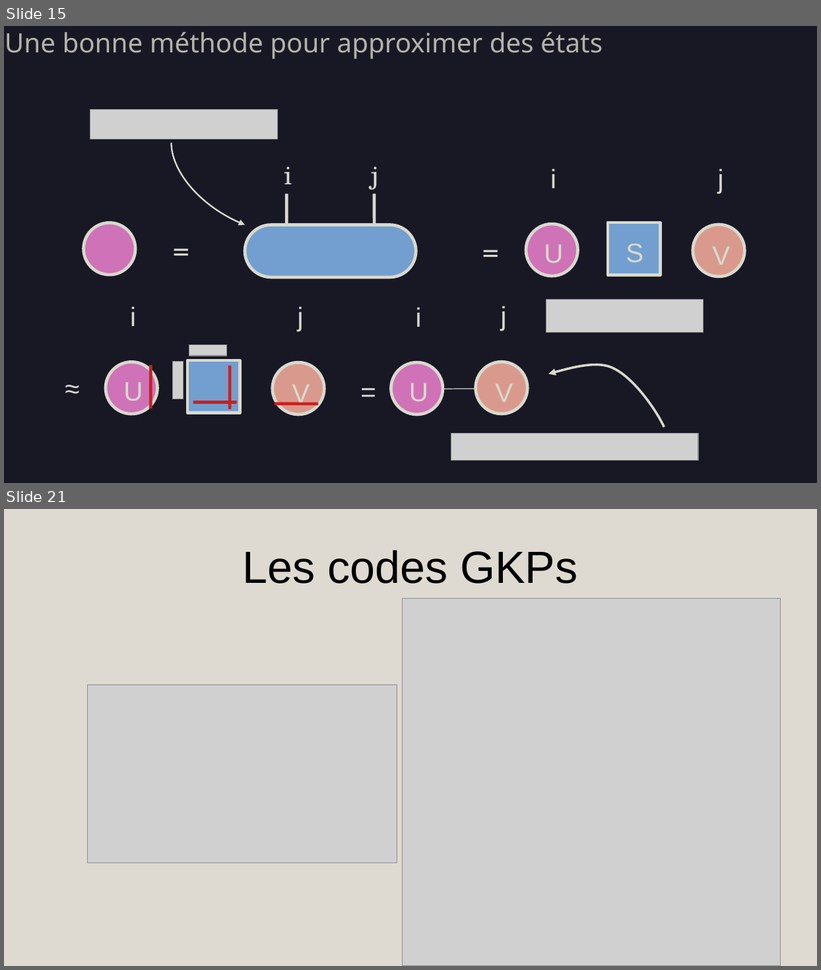
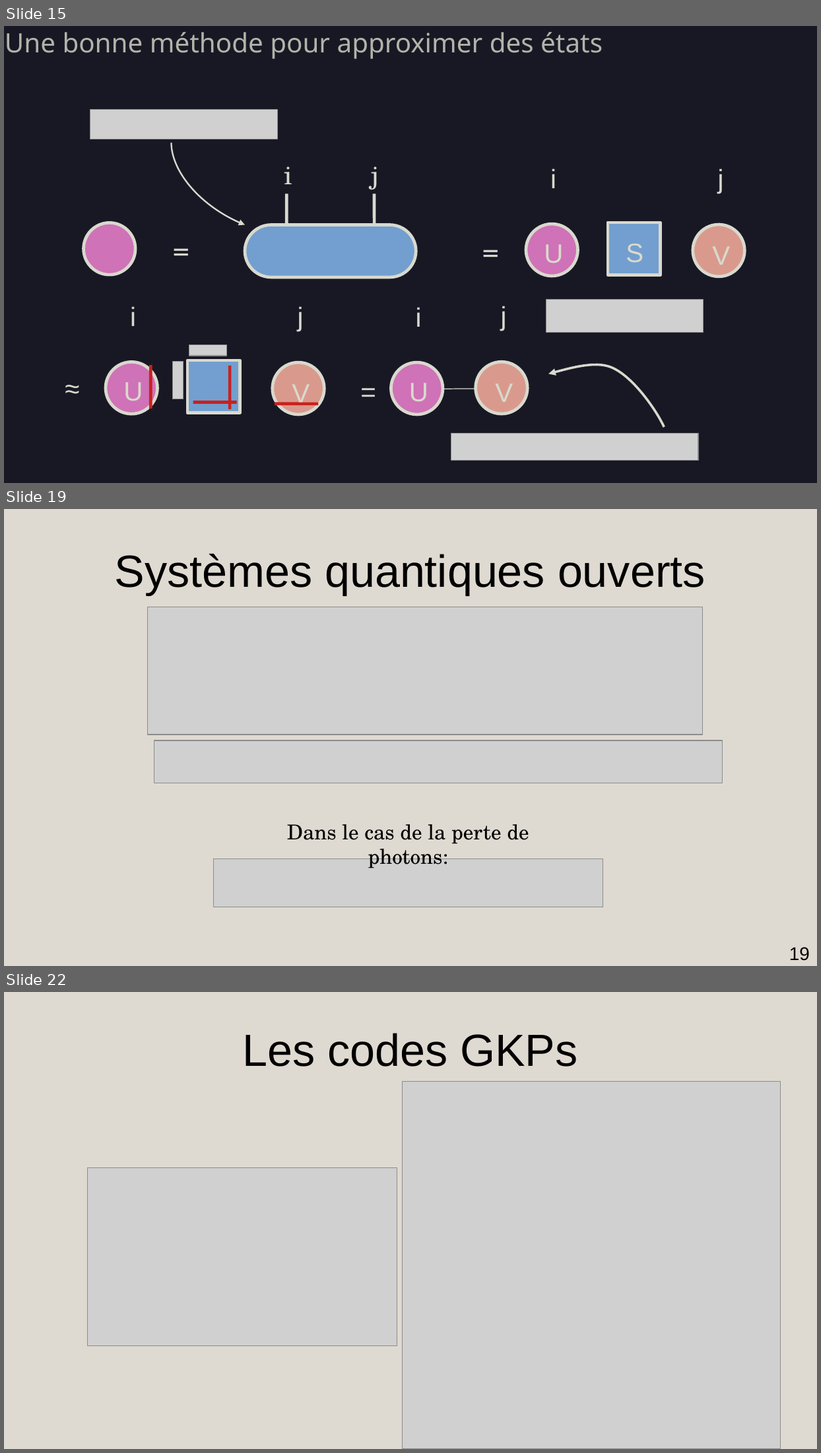
Before and after one commit to AmdaU/presentations, a slide deck: Seminaire/Seminaire.odp. Shown one above the other, each under a label of ours: slides 15 and 21 before the commit, slides 15, 19 and 22 after it; the slides between them are not shown. The pictures are 821x970 and 821x1453 pixels, drawn with LibreOffice and Linux fonts; fonts in the diff are those of the drawing; grey boxes stand for pictures; background and template pictures are left out. Boxes give left, top, right and bottom in pixels: in the first picture for what was removed or moved away, otherwise in the second. Text is boxed around its words. In the diff, an @@ line names an element or a change of style, - is before the commit and + after.

```diff
--- a/Seminaire/Seminaire.odp
+++ b/Seminaire/Seminaire.odp
@@ slide 19 added at <box>4,509,817,966</box>, background #DFDAD1 @@
@@ title added at <box>115,553,706,595</box>, 44 pt, text #000000 @@
+Systèmes quantiques ouverts
@@ picture added at <box>148,607,704,735</box> @@
@@ picture added at <box>154,741,723,784</box> @@
@@ title added at <box>287,824,529,869</box>, 20 pt, text #000000 @@
+Dans le cas de la perte de photons:
@@ picture added at <box>214,859,603,908</box> @@
@@ page number added at <box>789,947,810,961</box>, 18 pt, text #000000 @@
+19
@@ what was slide 21 is now slide 22 @@
```
Also in this commit, not shown: 4 slides changed, 5 other slides added, 5 slides removed, 50 other files.
